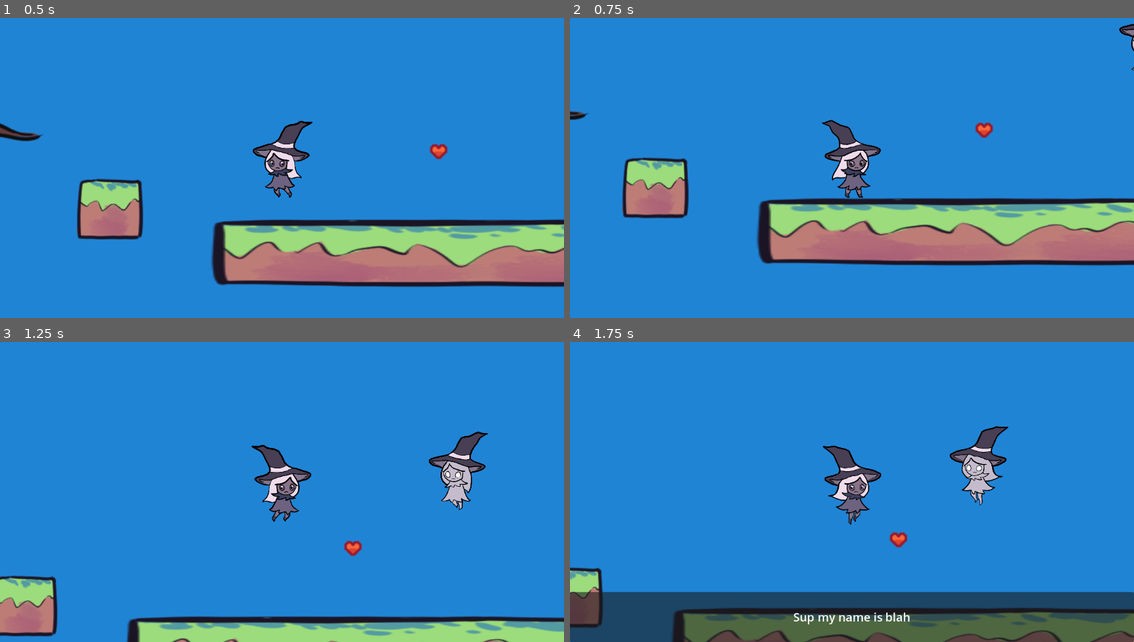
Above: before the commit, frames 1-4 (two rows, left to right).
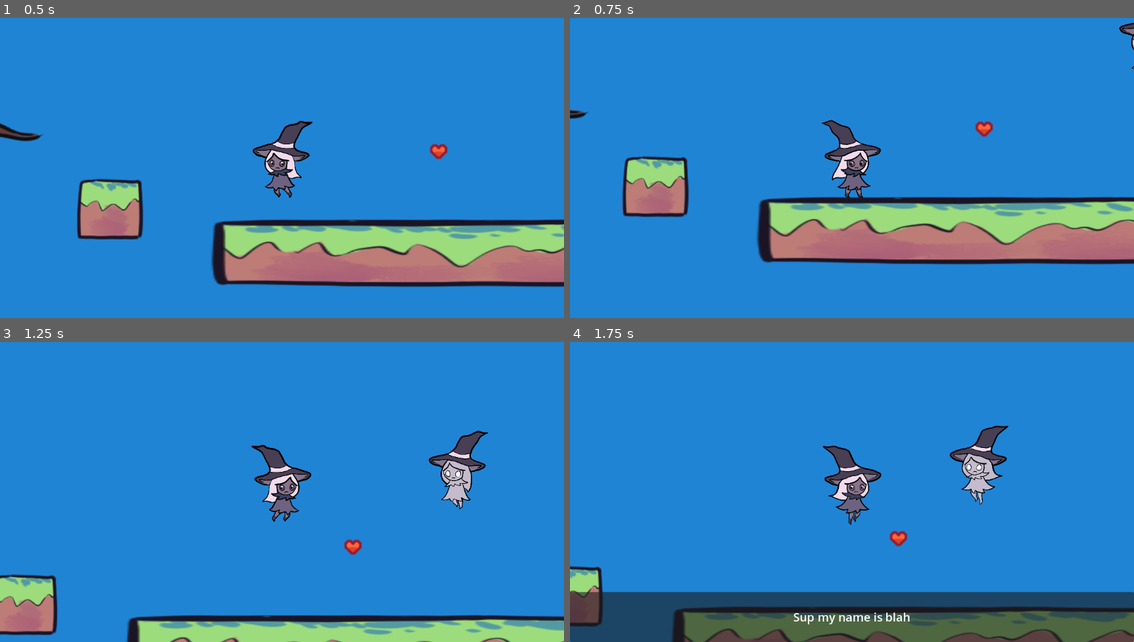
Above: after the commit, the same moments.

Repository: bramblestars/Scream-Jam-2023
Game: Godot game, scene res://Scenes/Levels/main_scene.tscn
The game is run twice, just before and just after one commit, with the same random seed, the same clock (stepped at 60 frames per second) and the same inputs.
Inputs:
- Up to frame 1 (0.5 s): no input
- Up to frame 2 (0.75 s): tap Enter (interact) at 0.5, 0.6 s; hold Right (moveRight) from 0.53 s (still down)
- Up to frame 3 (1.25 s): keep holding Right (moveRight); tap Space (jump) at 0.77 s
- Up to frame 4 (1.75 s): keep holding Right (moveRight); tap K (test) at 1.35 s; tap Space (jump) at 1.52 s

Frame 1 is identical in both runs. In frame 2, 4.0% of the frame differs, in the area x 0-100%, y 1-83%; in frame 3, 2.9%; in frame 4, 2.1%.

Commit message:
add spooky animation

Diff:
--- a/Scenes/Levels/main_scene.tscn
+++ b/Scenes/Levels/main_scene.tscn
@@ -190,7 +190,7 @@
 [sub_resource type="RectangleShape2D" id="RectangleShape2D_vifq1"]
 size = Vector2(81.7778, 81.7778)
 
-[node name="Node2D" type="Node2D"]
+[node name="Node2D2" type="Node2D"]
 
 [node name="OptionCanvas" parent="." instance=ExtResource("2_onjn4")]
 
--- a/Scenes/Object Templates/player.tscn
+++ b/Scenes/Object Templates/player.tscn
@@ -173,8 +173,6 @@
 hframes = 11
 
 [node name="CollisionShape2D" type="CollisionShape2D" parent="."]
-position = Vector2(0, 13)
-scale = Vector2(1, 0.6)
 shape = SubResource("CapsuleShape2D_kr033")
 
 [node name="Camera2D" type="Camera2D" parent="."]
--- a/Scenes/objects.tscn
+++ b/Scenes/objects.tscn
@@ -45,7 +45,7 @@
 [ext_resource type="PackedScene" uid="uid://bk0f1xn73o6ox" path="res://Scenes/Object Templates/mirror_shadow.tscn" id="33_ks14y"]
 [ext_resource type="PackedScene" path="res://Scenes/Object Templates/cat.tscn" id="34_r2x1d"]
 
-[node name="Node2D" type="Node2D"]
+[node name="Node2D2" type="Node2D"]
 
 [node name="Floor" type="Node2D" parent="."]
 
Not shown: 1 places in Scenes/Levels/main_scene.tscn that only renumber resources
Not shown: 1 places in Scenes/Levels/puzzle_mirror_shadow.tscn that only renumber resources
Not shown: 1 places in Scenes/Levels/sample_level.tscn that only renumber resources
Binary file added: Sprites/Object/spooky.png
Not shown, added: Sprites/Object/spooky.png.import
